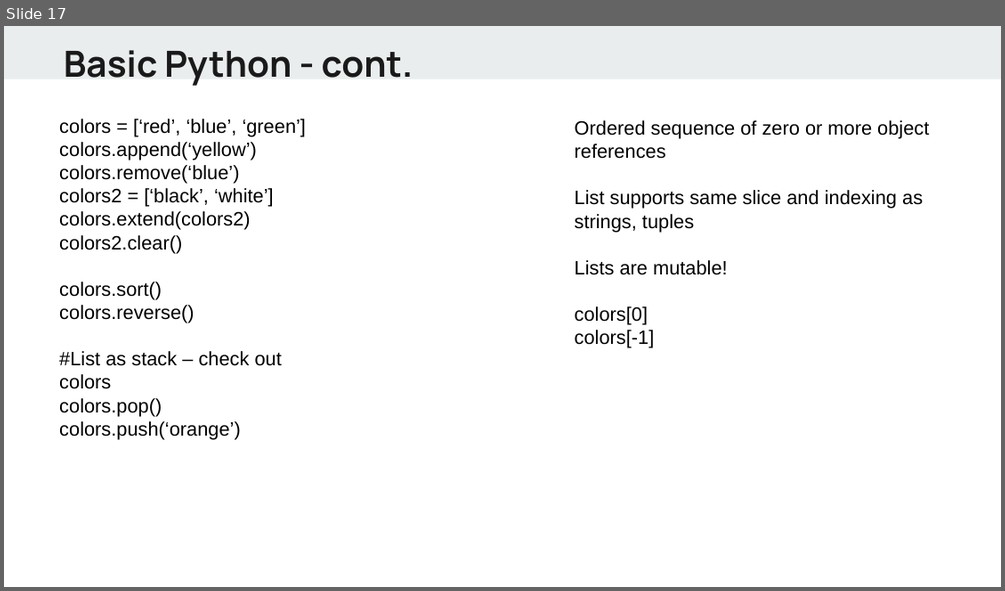
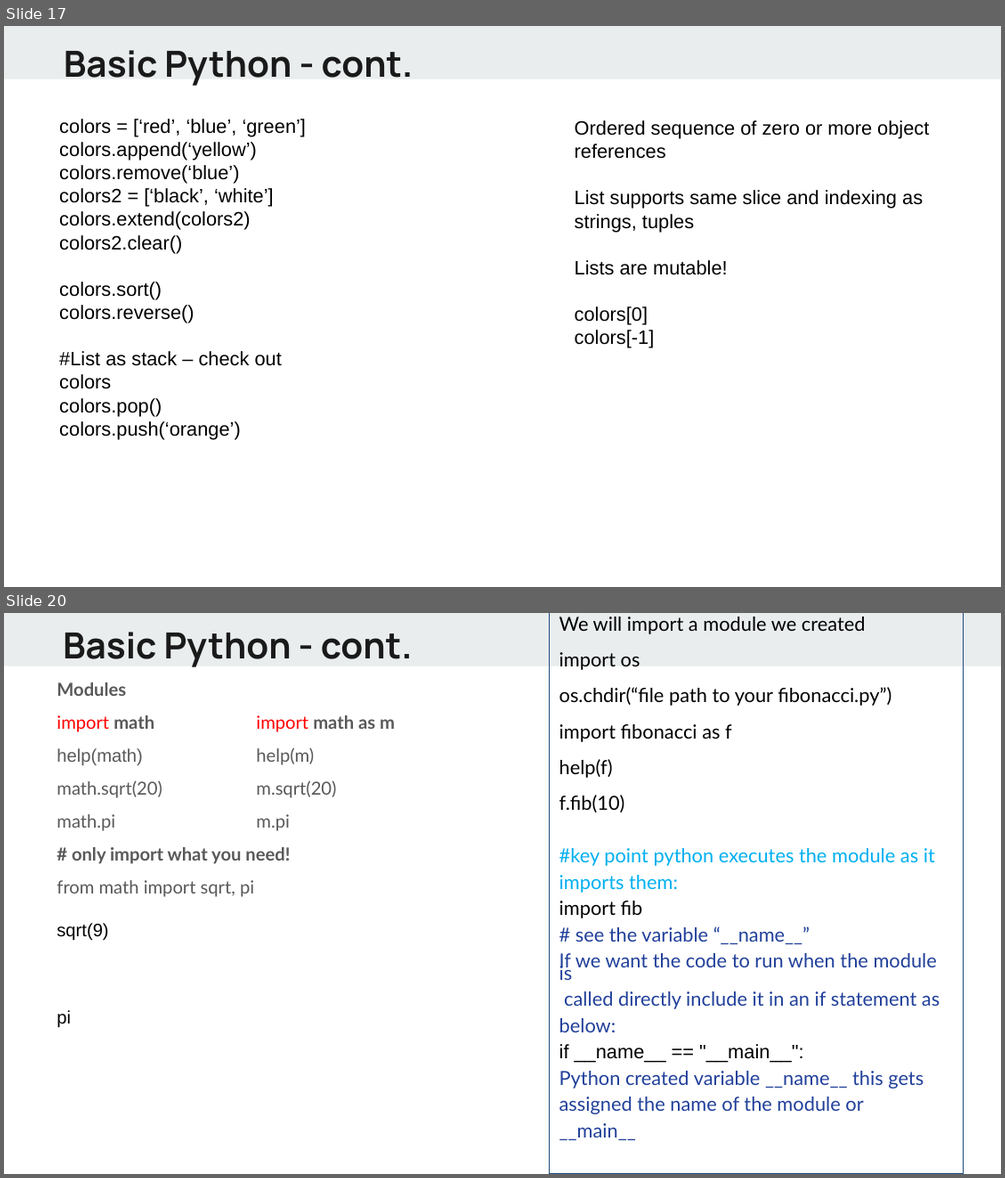
Before and after one commit to alif0/hello_world, a slide deck: lectures/Python - day1.pptx. Shown one above the other, each under a label of ours: slide 17 before the commit, slides 17 and 20 after it; the slides between them are not shown. The pictures are 1005x591 and 1005x1178 pixels, drawn with LibreOffice and Linux fonts; fonts in the diff are those of the drawing. Boxes give left, top, right and bottom in pixels: in the first picture for what was removed or moved away, otherwise in the second. Text is boxed around its words. In the diff, an @@ line names an element or a change of style, - is before the commit and + after.

```diff
--- a/lectures/Python - day1.pptx
+++ b/lectures/Python - day1.pptx
@@ slide 20 added at (4, 613, 1001, 1174), background #FFFFFF; not listed: 1 template element that a slide beside it also shows @@
@@ text added at (63, 632, 413, 667), 26 pt, text #1A1A1A, bold @@
+Basic Python - cont.
@@ rectangle added at (550, 613, 963, 1173), outline #1F497D 0.75 pt, 14 pt, text #21409A @@
+We will import a module we created
+import os
+os.chdir(“file path to your fibonacci.py”)
+import fibonacci as f
+help(f)
+f.fib(10)
+#key point python executes the module as it
+imports them:
+import fib
+# see the variable “__name__”
+If we want the code to run when the module is
+called directly include it in an if statement as
+below:
+if __name__ == "__main__":
+Python created variable __name__ this gets
+assigned the name of the module or
+__main__
@@ text added at (57, 682, 395, 1028), 13 pt, text #595959 @@
+Modules
+import math import math as m
+help(math) help(m)
+math.sqrt(20) m.sqrt(20)
+math.pi m.pi
+# only import what you need!
+from math import sqrt, pi
+sqrt(9)
+pi
+Full list of python modules
+https://docs.python.org/release/3.3.7/py-modindex.htm
+l
```
Also in this commit, not shown: 2 slides changed, 6 other slides added.
